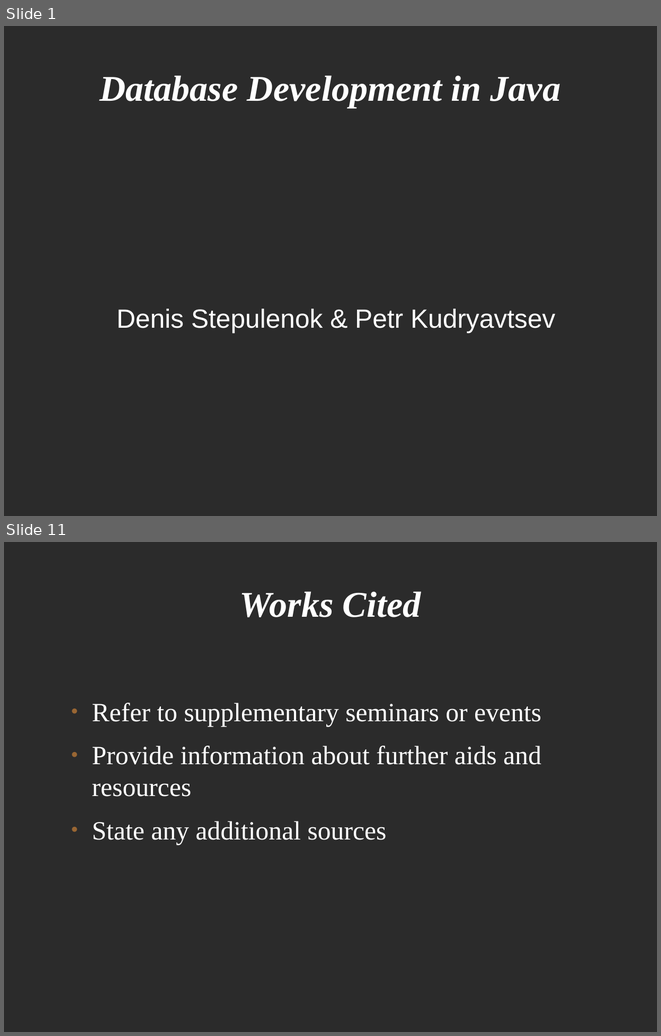
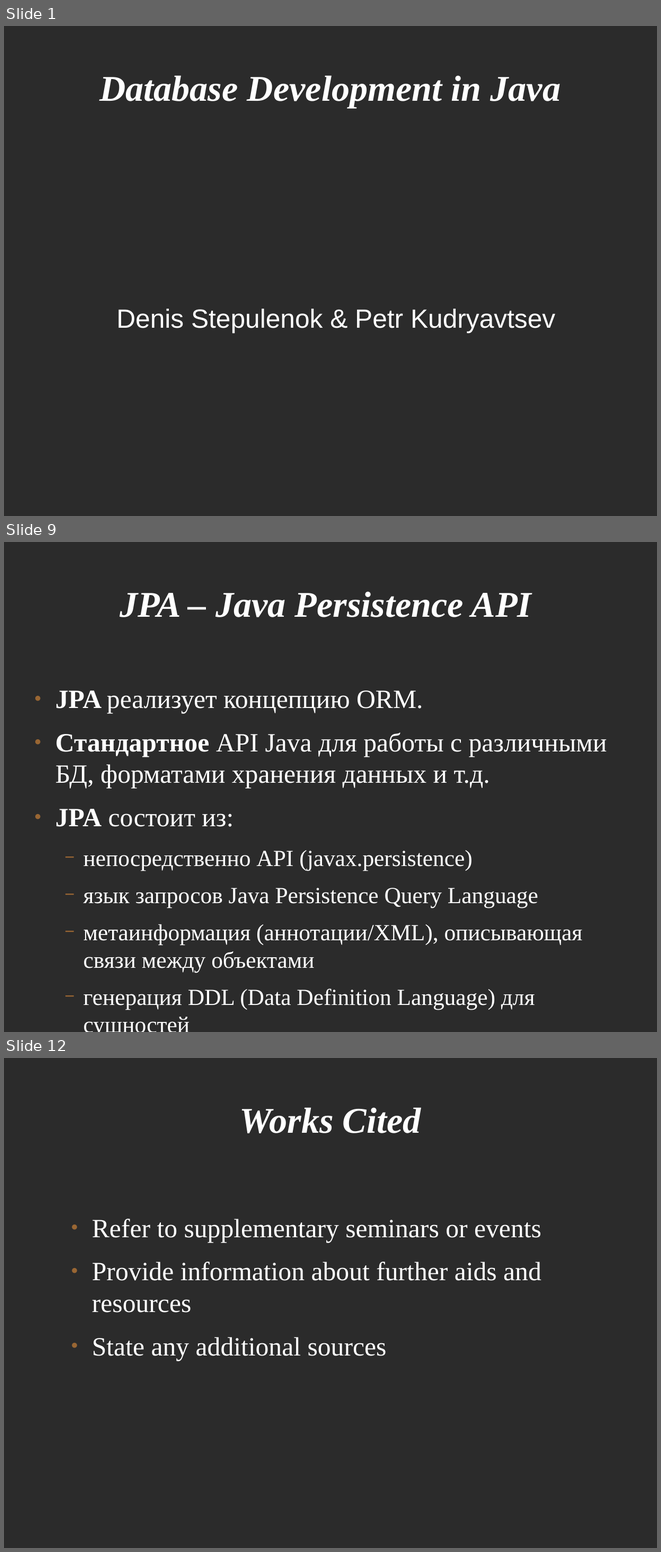
Before and after one commit to levelp/java, a slide deck: Java Databases.odp. Shown one above the other, each under a label of ours: slides 1 and 11 before the commit, slides 1, 9 and 12 after it; the slides between them are not shown. The pictures are 661x1036 and 661x1552 pixels, drawn with LibreOffice and Linux fonts; fonts in the diff are those of the drawing; background and template pictures are left out; a plain dark background stands for a picture behind light text. Boxes give left, top, right and bottom in pixels: in the first picture for what was removed or moved away, otherwise in the second. Text is boxed around its words. In the diff, an @@ line names an element or a change of style, - is before the commit and + after.

```diff
--- a/Java Databases.odp
+++ b/Java Databases.odp
@@ slide 9 added at [4,542,657,1032], background picture (left out) @@
@@ title added at [120,591,532,617], 44 pt, text #FFFFFF, bold, italic @@
+JPA – Java Persistence API
@@ text added at [55,690,607,1009], 28 pt, text #FFFFFF @@
+● JPA реализует концепцию ORM.
+● Стандартное API Java для работы с различными БД, форматами хранения данных и т.д.
+● JPA состоит из:
+  − непосредственно API (javax.persistence)
+  − язык запросов Java Persistence Query Language
+  − метаинформация (аннотации/XML), описывающая связи между объектами
+  − генерация DDL (Data Definition Language) для сущностей
@@ what was slide 11 is now slide 12 @@
```
Also in this commit, not shown: 9 other slides added, 9 slides removed, 1 other file.
